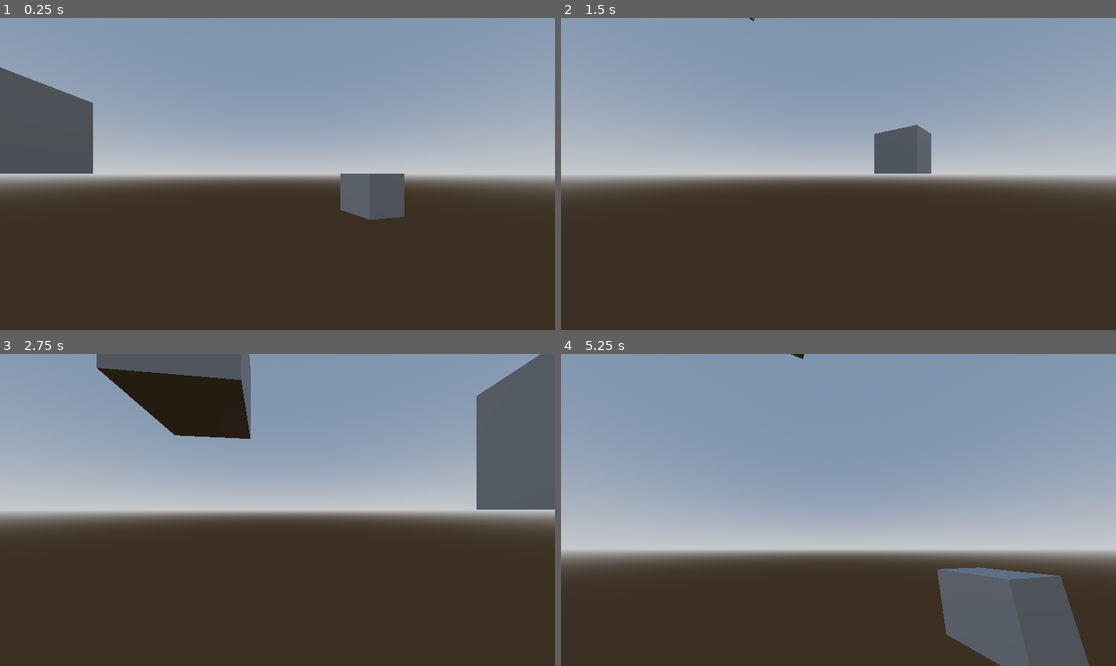
Above: before the commit, frames 1-4 (two rows, left to right).
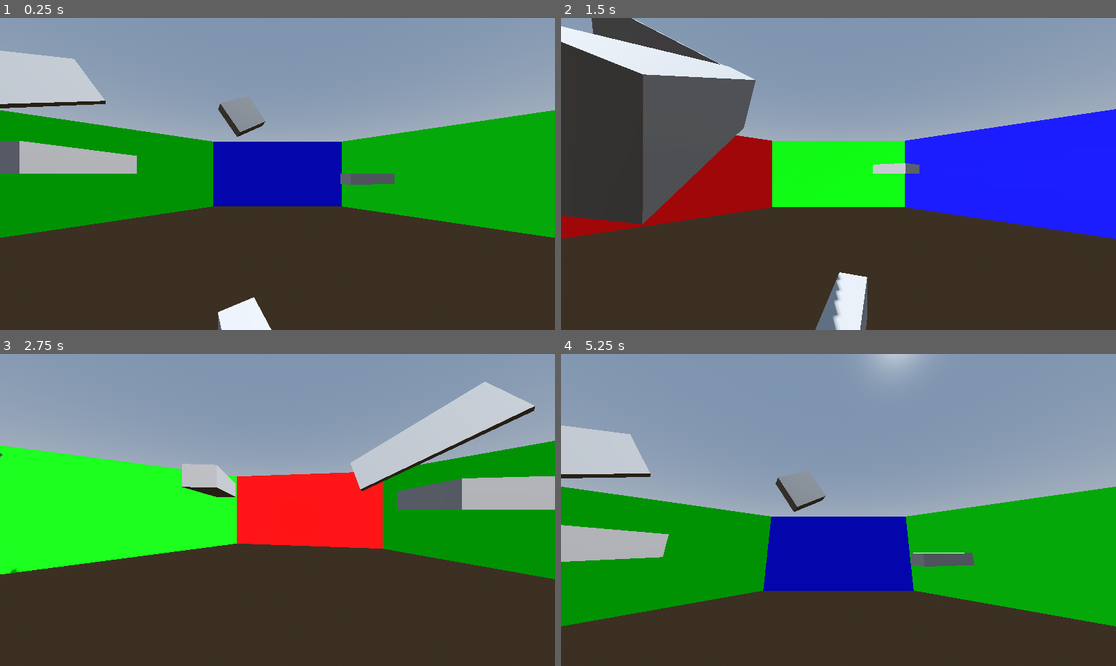
Above: after the commit, the same moments.

Repository: RyujinDraknir/GGJ-2024
Game: Godot game, scene res://scenes/main.tscn
Two runs of this game, one before a commit and one after it. Both use one fixed random seed, a clock stepped at 60 frames per second and the inputs below.
Inputs:
- Up to frame 1 (0.25 s): no input
- Up to frame 2 (1.5 s): tap Enter at 0.5 s; hold D (right) 0.53-1.28 s; tap E (zoom) at 0.6, 1.35 s; hold S (down) from 1.28 s (still down)
- Up to frame 3 (2.75 s): release S (down) at 2.03 s; hold D (right) from 2.03 s (still down); tap E (zoom) at 2.1 s
- Up to frame 4 (5.25 s): release D (right) at 2.78 s; hold W (up) 2.78-3.53 s; tap E (zoom) every 0.75 s from 2.85 to 5.1 s; hold A (left) 3.53-5.03 s; hold S (down) from 5.03 s (still down)

The runs differ from the first frame. In frame 1, 32% of the frame differs, in the area x 0-100%, y 10-100%; in frame 2, 38%; in frame 3, 42%, in the area x 0-100%, y 0-73%; in frame 4, 37%.

Commit message:
add scene placeholder

Diff:
--- a/prefabScenes/player.tscn
+++ b/prefabScenes/player.tscn
@@ -9,3 +9,6 @@
 
 [node name="Camera3D" type="Camera3D" parent="Pivot"]
 fov = 90.0
+
+[node name="RayCast3D" type="RayCast3D" parent="Pivot/Camera3D"]
+target_position = Vector3(0, 0, -10)
--- a/scenes/main.tscn
+++ b/scenes/main.tscn
@@ -1,6 +1,9 @@
-[gd_scene load_steps=5 format=3 uid="uid://cudcy7o72gnon"]
+[gd_scene load_steps=9 format=3 uid="uid://cudcy7o72gnon"]
 
 [ext_resource type="PackedScene" uid="uid://caabi8447msyu" path="res://prefabScenes/player.tscn" id="1_6q6j1"]
+[ext_resource type="Material" uid="uid://v2csvjkix4e5" path="res://textures/blue.tres" id="1_23y78"]
+[ext_resource type="Material" uid="uid://cxg33qag0nkfr" path="res://textures/green.tres" id="2_18jx4"]
+[ext_resource type="Material" uid="uid://dk6nxt0kyxtym" path="res://textures/red.tres" id="3_ewn4h"]
 
 [sub_resource type="ProceduralSkyMaterial" id="ProceduralSkyMaterial_vfs8c"]
 sky_horizon_color = Color(0.64625, 0.65575, 0.67075, 1)
@@ -15,7 +18,14 @@
 tonemap_mode = 2
 glow_enabled = true
 
+[sub_resource type="QuadMesh" id="QuadMesh_htkxf"]
+size = Vector2(10, 10)
+
 [node name="Main" type="Node3D"]
+
+[node name="DirectionalLight3D" type="DirectionalLight3D" parent="."]
+transform = Transform3D(-0.866025, -0.433013, 0.25, 0, 0.5, 0.866025, -0.5, 0.75, -0.433013, 0, 0, 0)
+shadow_enabled = true
 
 [node name="WorldEnvironment" type="WorldEnvironment" parent="."]
 environment = SubResource("Environment_v5ge6")
@@ -23,33 +33,76 @@
 [node name="Map" type="Node3D" parent="."]
 
 [node name="CSGBox3D" type="CSGBox3D" parent="Map"]
-transform = Transform3D(1, 0, 0, 0, 1, 0, 0, 0, 1, -3.1, 0.5, -1.7)
+transform = Transform3D(3.39292, 0, 0, 0, 1, 0, 0, 0, 3.91651, -9.46716, 0.5, -6.64925)
 
 [node name="CSGBox3D2" type="CSGBox3D" parent="Map"]
-transform = Transform3D(1, 0, 0, 0, 1, 0, 0, 0, 1, 2, 0.5, 4.26263)
+transform = Transform3D(3.39292, 0, 0, 0, 1, 0, 0, 0, 3.91651, 7.83675, 0.5, 16.7035)
 
 [node name="CSGBox3D3" type="CSGBox3D" parent="Map"]
-transform = Transform3D(0.256846, 0, -0.966452, 0, 1, 0, 0.966452, 0, 0.256846, 2.3676, -0.5, -4.01104)
+transform = Transform3D(0.375059, 0, -5.04141, 0, 1, 0, 1.41126, 0, 1.33981, 9.084, -0.5, -15.7005)
 
 [node name="CSGBox3D4" type="CSGBox3D" parent="Map"]
-transform = Transform3D(0.256846, 0, -0.966452, 0, 1, 0, 0.966452, 0, 0.256846, -3.46761, 1.5, 1.38624)
+transform = Transform3D(0.375059, 0, -5.04141, 0, 1, 0, 1.41126, 0, 1.33981, -10.7144, 1.5, 5.43806)
 
 [node name="CSGBox3D5" type="CSGBox3D" parent="Map"]
-transform = Transform3D(-0.86806, 0, -0.496459, 0, 1, 0, 0.496459, 0, -0.86806, 0.00414515, -3.0563, 0.0470428)
+transform = Transform3D(-0.616706, 0, -3.72264, 0, 1, 0, 0.352705, 0, -6.50904, 1.06497, -3.0563, 0.193069)
 
 [node name="CSGBox3D6" type="CSGBox3D" parent="Map"]
-transform = Transform3D(0.510432, -0.565359, -0.647942, 0.286608, 0.822259, -0.491676, 0.81075, 0.0652619, 0.581743, -1.09992, 4.53462, -3.10108)
+transform = Transform3D(-0.364424, -1.37687, -1.71567, -0.204624, 2.00253, -1.30189, -0.578837, 0.158939, 1.54038, -2.68104, 4.53462, -12.1366)
 
 [node name="CSGBox3D7" type="CSGBox3D" parent="Map"]
-transform = Transform3D(0.510432, -0.565359, -0.647942, 0.286608, 0.822259, -0.491676, 0.81075, 0.0652619, 0.581743, -2.36015, 3.06463, 4.50247)
+transform = Transform3D(-0.364424, -1.37687, -1.71567, -0.204624, 2.00253, -1.30189, -0.578837, 0.158939, 1.54038, -6.95692, 3.06463, 17.6428)
 
 [node name="CSGBox3D8" type="CSGBox3D" parent="Map"]
-transform = Transform3D(-0.495103, -0.565359, -0.659729, -0.401568, 0.822259, -0.403278, 0.770465, 0.0652619, -0.634133, 3.7537, 6.4157, -0.0779139)
+transform = Transform3D(-3.33749, -1.50926, -0.165619, -2.70697, 2.19507, -0.101239, 5.19371, 0.17422, -0.159193, 13.7869, 6.4157, -0.296326)
 
 [node name="CSGBox3D9" type="CSGBox3D" parent="Map"]
-transform = Transform3D(-0.495103, -0.565359, -0.659729, -0.401568, 0.822259, -0.403278, 0.770465, 0.0652619, -0.634133, -3.85262, 3.73408, -1.53845)
+transform = Transform3D(-3.33749, -1.50926, -0.165619, -2.70697, 2.19507, -0.101239, 5.19371, 0.17422, -0.159193, -12.0207, 3.73408, -6.01653)
 
 [node name="CSGBox3D10" type="CSGBox3D" parent="Map"]
-transform = Transform3D(-0.764762, -0.565359, 0.309044, -0.49289, 0.822259, 0.284516, -0.414968, 0.0652619, -0.907493, 1.36314, 1.64111, 0.199847)
+transform = Transform3D(-4.30357, -1.16152, 0.287386, -2.77366, 1.68931, 0.264577, -2.33516, 0.134079, -0.843895, 5.67592, 1.64111, 0.79153)
+
+[node name="walls" type="Node3D" parent="Map"]
+transform = Transform3D(2, 0, 0, 0, 1, 0, 0, 0, 2, 0, 0, 0)
+
+[node name="up" type="CSGMesh3D" parent="Map/walls"]
+transform = Transform3D(1, 0, 0, 0, 1, 0, 0, 0, 1, 0, 0, -12)
+material_override = ExtResource("1_23y78")
+mesh = SubResource("QuadMesh_htkxf")
+
+[node name="down" type="CSGMesh3D" parent="Map/walls"]
+transform = Transform3D(-1, 0, 8.9407e-08, 0, 1, 0, -8.9407e-08, 0, -1, 0, 0, 12)
+material_override = ExtResource("1_23y78")
+mesh = SubResource("QuadMesh_htkxf")
+
+[node name="right" type="CSGMesh3D" parent="Map/walls"]
+transform = Transform3D(-4.37114e-08, 0, -1, 0, 1, 0, 1, 0, -4.37114e-08, 12, 0, 4.76837e-07)
+material_override = ExtResource("3_ewn4h")
+mesh = SubResource("QuadMesh_htkxf")
+
+[node name="left" type="CSGMesh3D" parent="Map/walls"]
+transform = Transform3D(1.33118e-07, 0, 1, 0, 1, 0, -1, 0, 1.33118e-07, -12, 0, -4.76837e-07)
+material_override = ExtResource("3_ewn4h")
+mesh = SubResource("QuadMesh_htkxf")
+
+[node name="upleft" type="CSGMesh3D" parent="Map/walls"]
+transform = Transform3D(0.707107, 0, -0.707107, 0, 1, 0, 0.707107, 0, 0.707107, 8.48528, 0, -8.48528)
+material_override = ExtResource("2_18jx4")
+mesh = SubResource("QuadMesh_htkxf")
+
+[node name="downright" type="CSGMesh3D" parent="Map/walls"]
+transform = Transform3D(-0.707107, 0, 0.707107, 0, 1, 0, -0.707107, 0, -0.707107, -8.48528, 0, 8.48528)
+material_override = ExtResource("2_18jx4")
+mesh = SubResource("QuadMesh_htkxf")
+
+[node name="downleft" type="CSGMesh3D" parent="Map/walls"]
+transform = Transform3D(-0.707107, 0, -0.707107, 0, 1, 0, 0.707107, 0, -0.707107, 8.48528, 0, 8.48528)
+material_override = ExtResource("2_18jx4")
+mesh = SubResource("QuadMesh_htkxf")
+
+[node name="rightup" type="CSGMesh3D" parent="Map/walls"]
+transform = Transform3D(0.707107, 0, 0.707107, 0, 1, 0, -0.707107, 0, 0.707107, -8.48528, 0, -8.48528)
+material_override = ExtResource("2_18jx4")
+mesh = SubResource("QuadMesh_htkxf")
 
 [node name="Player" parent="." instance=ExtResource("1_6q6j1")]
--- a/scripts/player.gd
+++ b/scripts/player.gd
@@ -2,6 +2,8 @@
 
 @onready var pivot = $Pivot
 @onready var camera = $Pivot/Camera3D
+
+@onready var raycast = $Pivot/Camera3D/RayCast3D
 
 const SENS_SPEED = 3.0
 const LERP_ZOOM_SPEED = 9.0
@@ -16,6 +18,7 @@
 	if Input.is_action_just_pressed("zoom"):
 		zoom = !zoom
 
+	var zoomSource
 	if zoom:
 		camera.position.z = lerp(camera.position.z,-2.0,delta*LERP_ZOOM_SPEED)
 	else:
@@ -24,4 +27,5 @@
 	rotate_y(deg_to_rad(-input_dir.x*SENS_SPEED))
 	pivot.rotate_x(deg_to_rad(-input_dir.y*SENS_SPEED))
 	pivot.rotation.x = clamp(pivot.rotation.x,deg_to_rad(0),deg_to_rad(50))
+
 	move_and_slide()
--- /dev/null
+++ b/textures/blue.tres
@@ -0,0 +1,4 @@
+[gd_resource type="StandardMaterial3D" format=3 uid="uid://v2csvjkix4e5"]
+
+[resource]
+albedo_color = Color(0, 0, 1, 1)
--- /dev/null
+++ b/textures/green.tres
@@ -0,0 +1,4 @@
+[gd_resource type="StandardMaterial3D" format=3 uid="uid://cxg33qag0nkfr"]
+
+[resource]
+albedo_color = Color(0, 1, 0, 1)
--- /dev/null
+++ b/textures/red.tres
@@ -0,0 +1,4 @@
+[gd_resource type="StandardMaterial3D" format=3 uid="uid://dk6nxt0kyxtym"]
+
+[resource]
+albedo_color = Color(1, 0, 0, 1)
Not shown, added: scenes/mai6E5A.tmp
